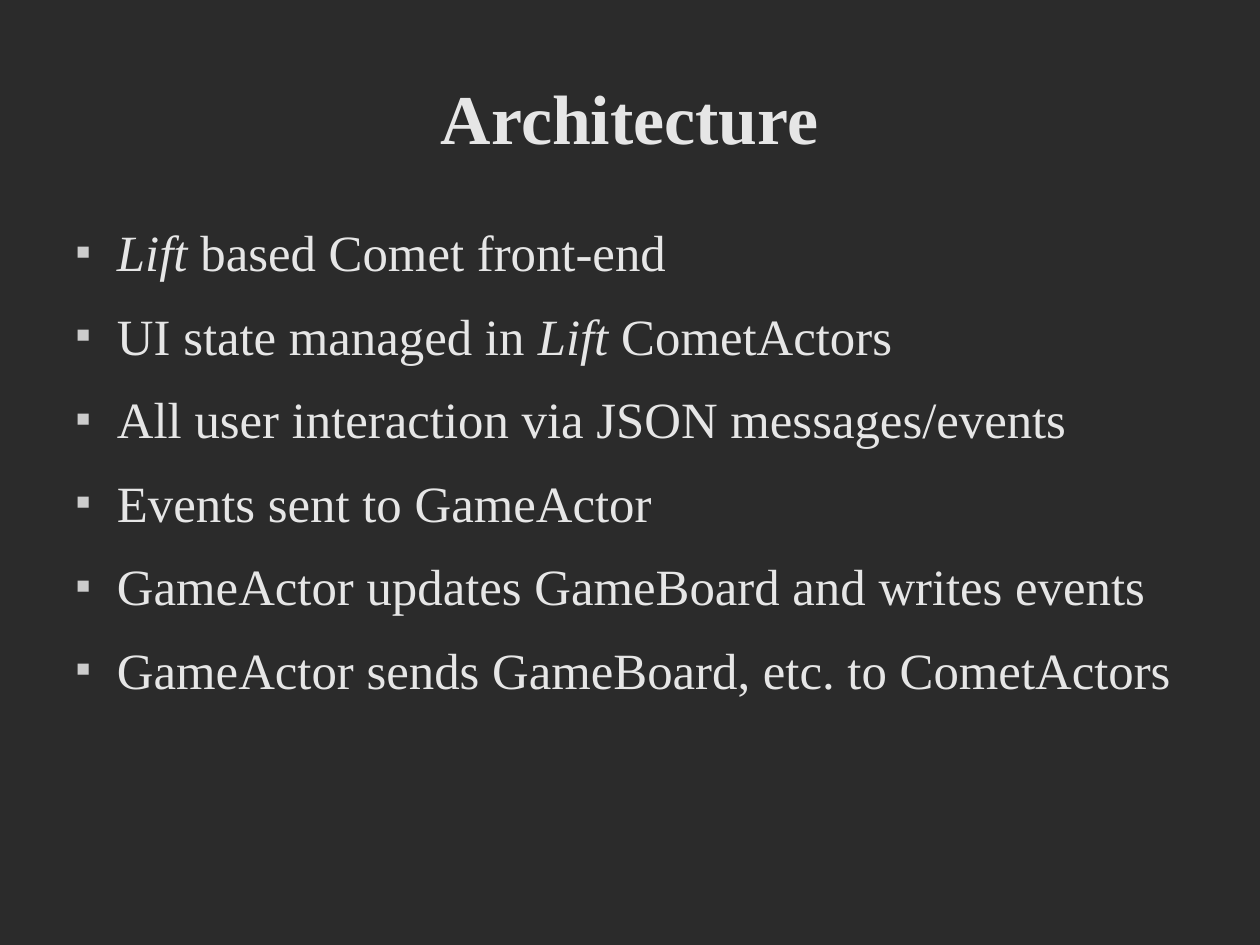
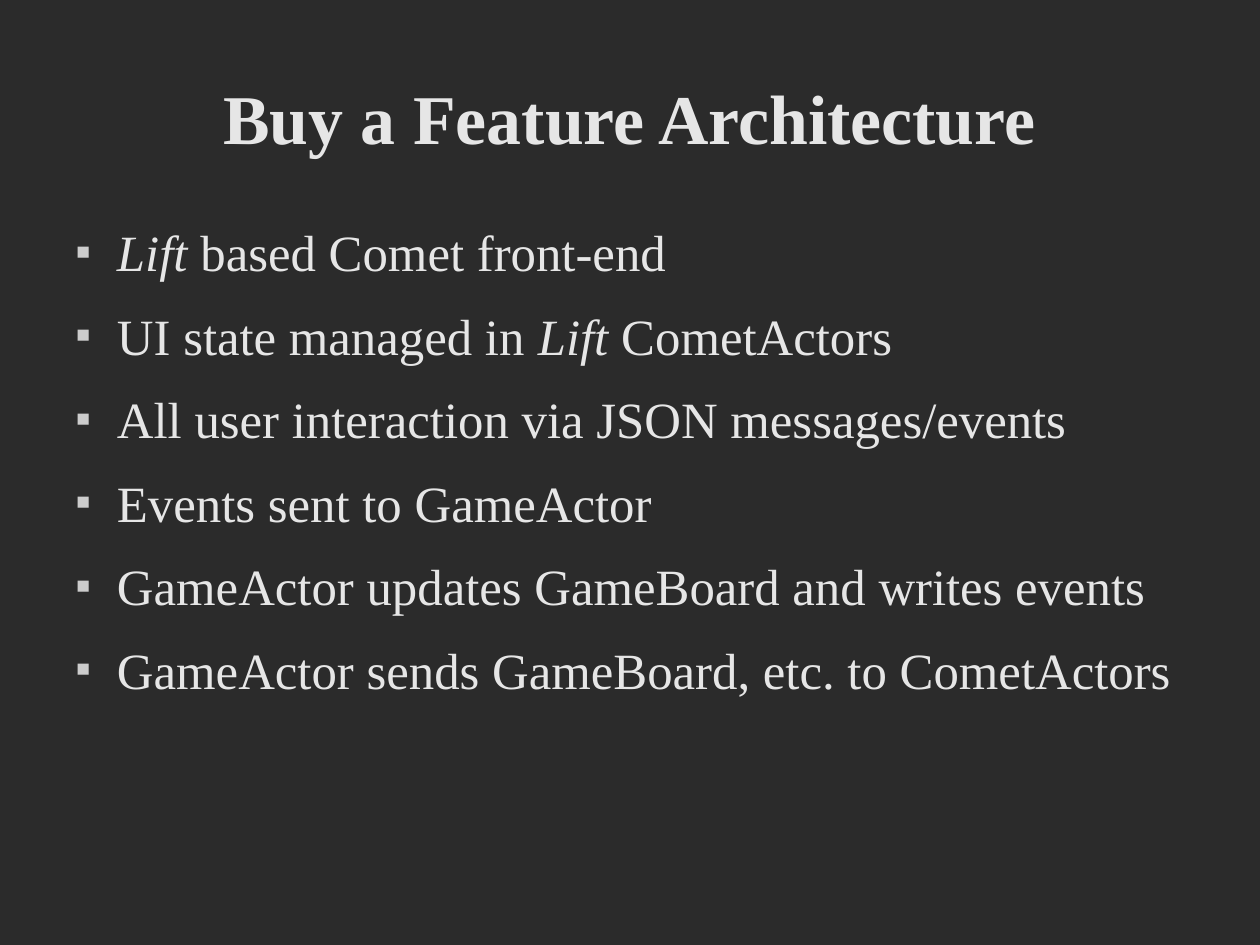
Before and after one commit to dpp/lift-samples, a slide deck: slide 6 of presentations/2008_dpp_CUFP/CUFP Preso.odp. Drawn at 1260x945 pixels with LibreOffice and Linux fonts; fonts in the diff are those of the drawing; background and template pictures are left out; a plain dark background stands for a picture behind light text. Boxes give left, top, right and bottom in pixels: in the first picture for what was removed or moved away, otherwise in the second. Text is boxed around its words. In the diff, an @@ line names an element or a change of style, - is before the commit and + after.

```diff
--- a/presentations/2008_dpp_CUFP/CUFP Preso.odp
+++ b/presentations/2008_dpp_CUFP/CUFP Preso.odp
@@ title at <box>223,95,1035,157</box>: text changed @@
-Architecture
+Buy a Feature Architecture
```
Also in this commit, not shown: 3 other slides changed, 16 slides added, 3 slides removed.
